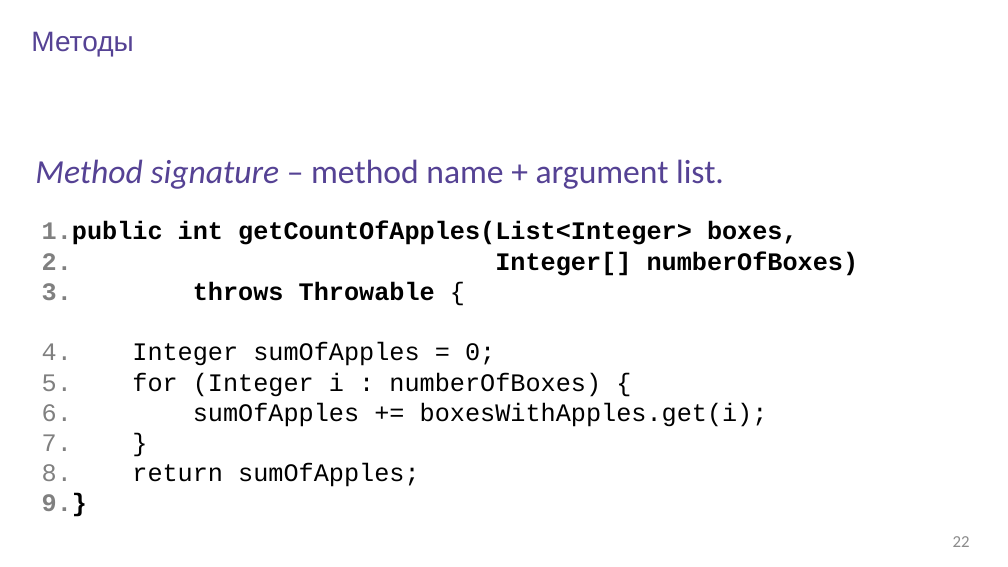
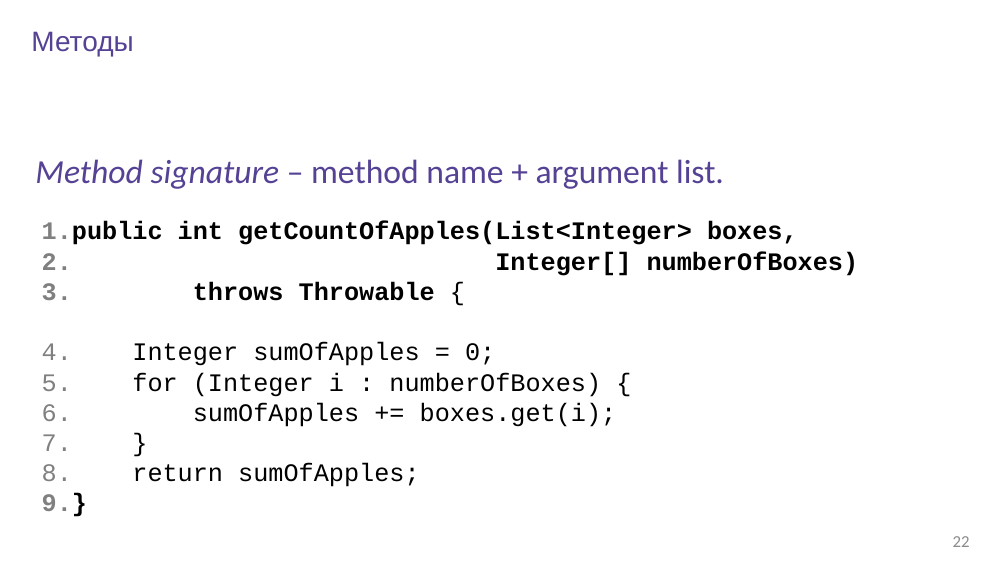
Before and after one commit to rybalkinsd/atom, a slide deck: slide 22 of lecture1/presentation/lecture01.pptx. Drawn at 1008x567 pixels with LibreOffice and Linux fonts; fonts in the diff are those of the drawing; background and template pictures are left out. Boxes give left, top, right and bottom in pixels: in the first picture for what was removed or moved away, otherwise in the second. Text is boxed around its words. In the diff, an @@ line names an element or a change of style, - is before the commit and + after.

```diff
--- a/lecture1/presentation/lecture01.pptx
+++ b/lecture1/presentation/lecture01.pptx
@@ text at bbox=[193, 402, 617, 427]: text changed @@
-6. sumOfApples += boxesWithApples.get(i);
+6. sumOfApples += boxes.get(i);
```
Also in this commit, not shown: 13 other slides changed, 1 other file.
